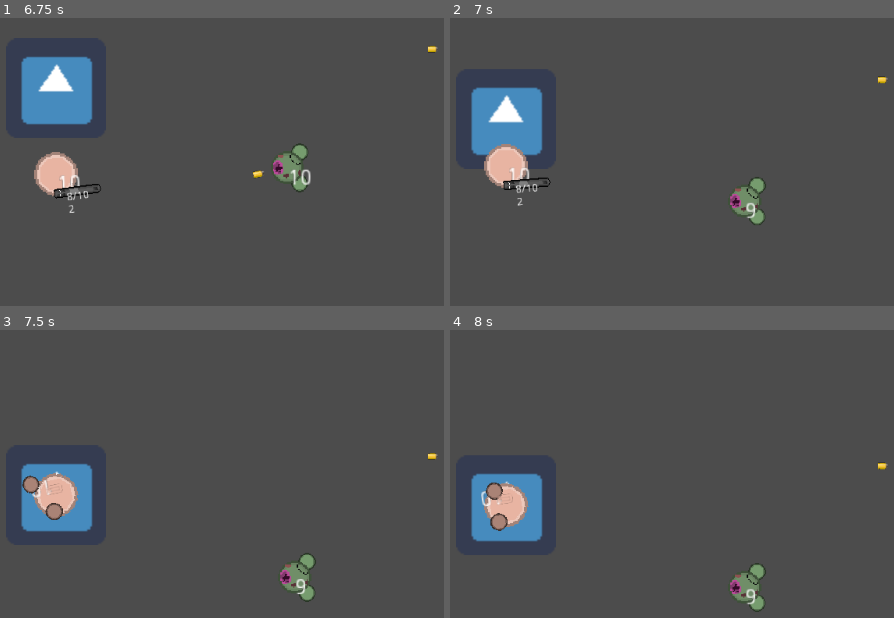
Above: before the commit, frames 1-4 (two rows, left to right).
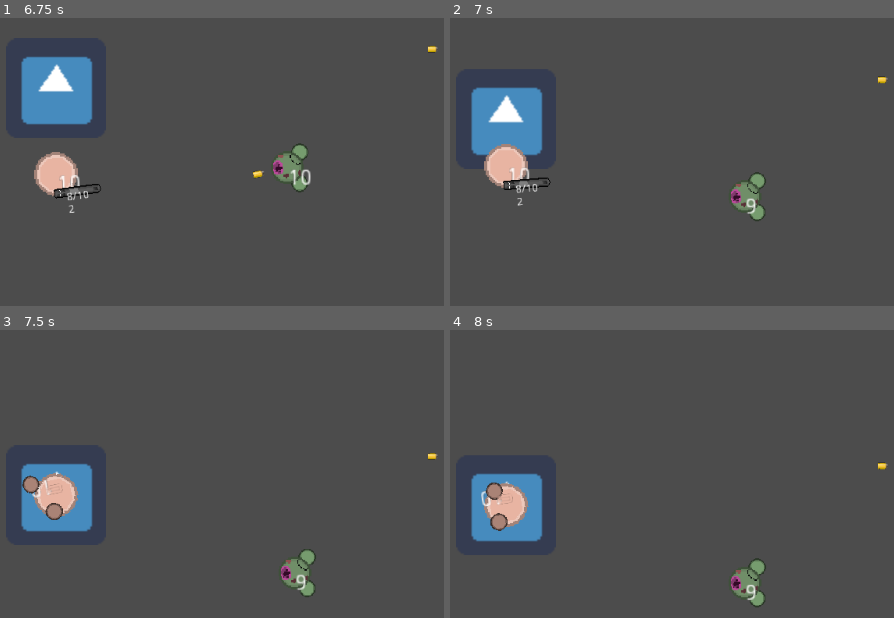
Above: after the commit, the same moments.

Repository: Panda248/Hu-Yang-Yoyale
Game: Godot game, scene res://World.tscn
The game is run twice, just before and just after one commit, with the same random seed, the same clock (stepped at 60 frames per second) and the same inputs. The engine's default icon, where the game draws it, is replaced by a stand-in: a white triangle on a blue panel in a dark square.
Inputs (mouse positions are in pixels of both pictures, inside the frame that each line leads up to):
- Up to frame 1 (6.75 s): tap Enter at 0.5, 5 s; move the mouse to (230, 170) at 0.52 s; hold E (game_switch_weapon_right) 0.53-1.28 s; click (230, 170) at 0.6 s; tap Space at 1.25 s; move the mouse to (outside the picture) at 1.27 s; hold Down (ui_down) 1.28-2.03 s; right-click (outside the picture) at 1.35 s; move the mouse to (137, 90) at 2.02 s; hold E (game_switch_weapon_right) 2.03-2.78 s; click (137, 90) at 2.1 s; move the mouse to (17, 288) at 2.77 s; hold Up (ui_up) 2.78-3.53 s; right-click (17, 288) at 2.85 s; move the mouse to (297, 262) at 3.52 s; hold Q (game_switch_weapon_left) 3.53-5.03 s; click (297, 262) at 3.6 s; move the mouse to (outside the picture) at 4.27 s; right-click (outside the picture) at 4.35 s; move the mouse to (97, 193) at 5.02 s; hold Down (ui_down) 5.03-5.78 s; click (97, 193) at 5.1 s; move the mouse to (outside the picture) at 5.77 s; hold E (game_switch_weapon_right) 5.78-6.53 s; right-click (outside the picture) at 5.85 s; move the mouse to (230, 170) at 6.52 s; hold Up (ui_up) from 6.53 s (still down); click (230, 170) at 6.6 s
- Up to frame 2 (7 s): keep holding Up (ui_up)
- Up to frame 3 (7.5 s): move the mouse to (outside the picture) at 7.27 s; release Up (ui_up) at 7.28 s; hold E (game_switch_weapon_right) from 7.28 s (still down); right-click (outside the picture) at 7.35 s
- Up to frame 4 (8 s): keep holding E (game_switch_weapon_right)

Frame 1 is identical in both runs. In frame 2, 0.7% of the frame differs, in the area x 63-72%, y 53-72%; in frame 3, 0.7%; in frame 4, 0.7%.

Commit message:
knockback

Diff:
--- a/Enemy.gd
+++ b/Enemy.gd
@@ -71,7 +71,7 @@
 	health -= damage
 
 func takeKnockback(hitbox : HitBox):
-	move_and_collide((hitbox.position+self.position).normalized()*hitbox.knockback)
+	move_and_collide((hitbox.get_owner().position.direction_to(self.position))*hitbox.knockback)
 
 func _on_Range_body_entered(body):
 	if(body == get_node("%Player")):
--- a/Fists.tscn
+++ b/Fists.tscn
@@ -120,6 +120,7 @@
 clip = -1
 reloadTimeFrames = -1
 reserveClips = -1
+knockback = 5
 
 [node name="HitBox" type="Area2D" parent="."]
 script = ExtResource( 1 )
